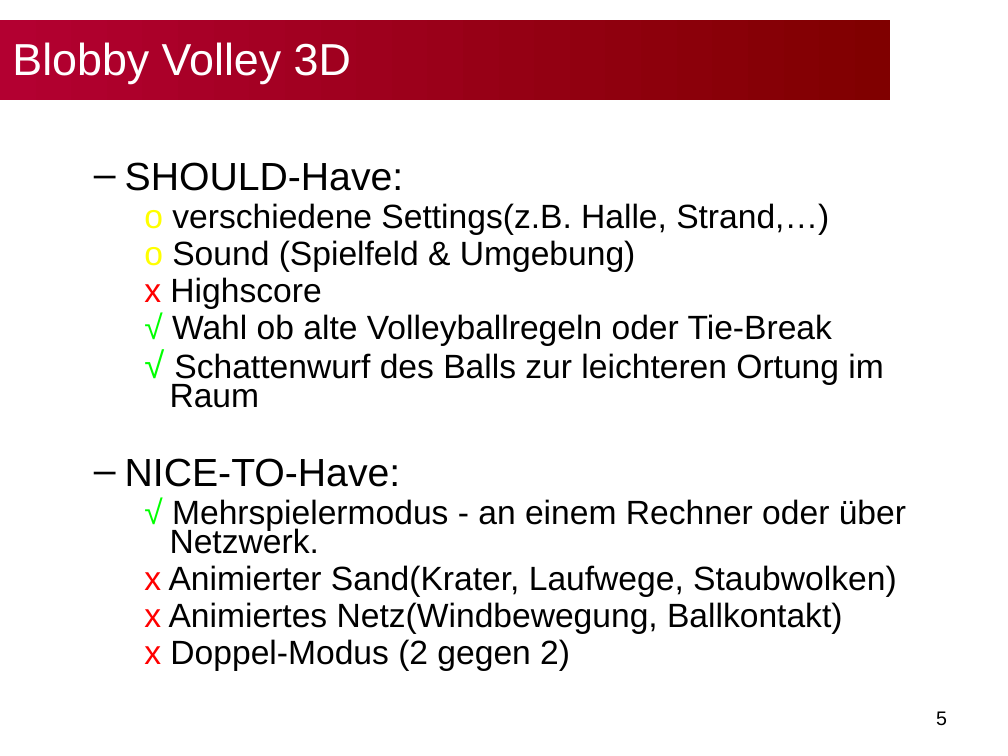
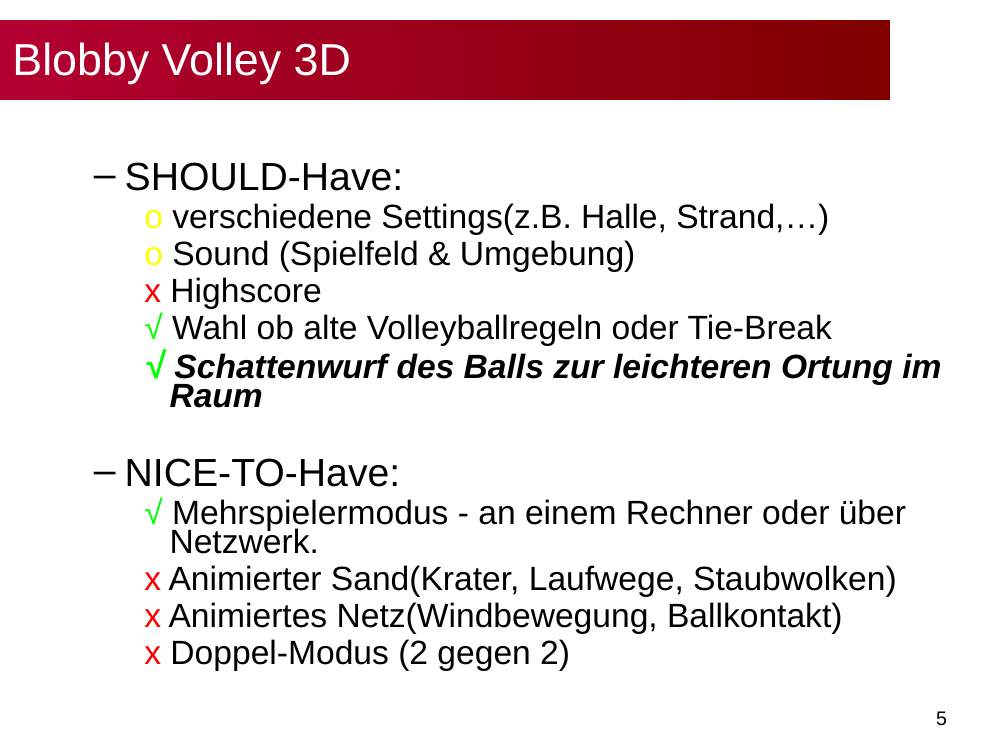
Before and after one commit to bwasty/blobby-volley-3d, a slide deck: slide 5 of Präsentationen/Slides-Abschlusspräsentation.ppt. Drawn at 1008x756 pixels with LibreOffice and Linux fonts; fonts in the diff are those of the drawing; background and template pictures are left out. Boxes give left, top, right and bottom in pixels: in the first picture for what was removed or moved away, otherwise in the second. Text is boxed around its words. In the diff, an @@ line names an element or a change of style, - is before the commit and + after.

```diff
--- a/Präsentationen/Slides-Abschlusspräsentation.ppt
+++ b/Präsentationen/Slides-Abschlusspräsentation.ppt
@@ text at box(170, 353, 941, 408): bold on, italic on in "√ Schattenwurf des Balls zur leichteren Ortung ..." @@
```
Also in this commit, not shown: 1 other slide changed, 1 other file.
